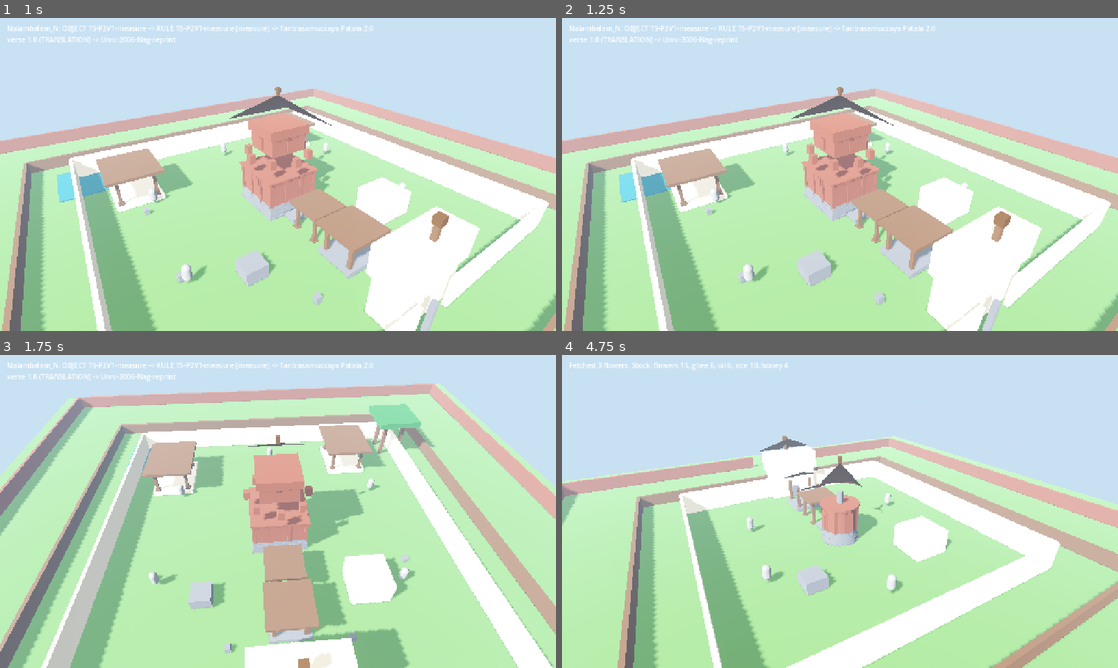
Above: before the commit, frames 1-4 (two rows, left to right).
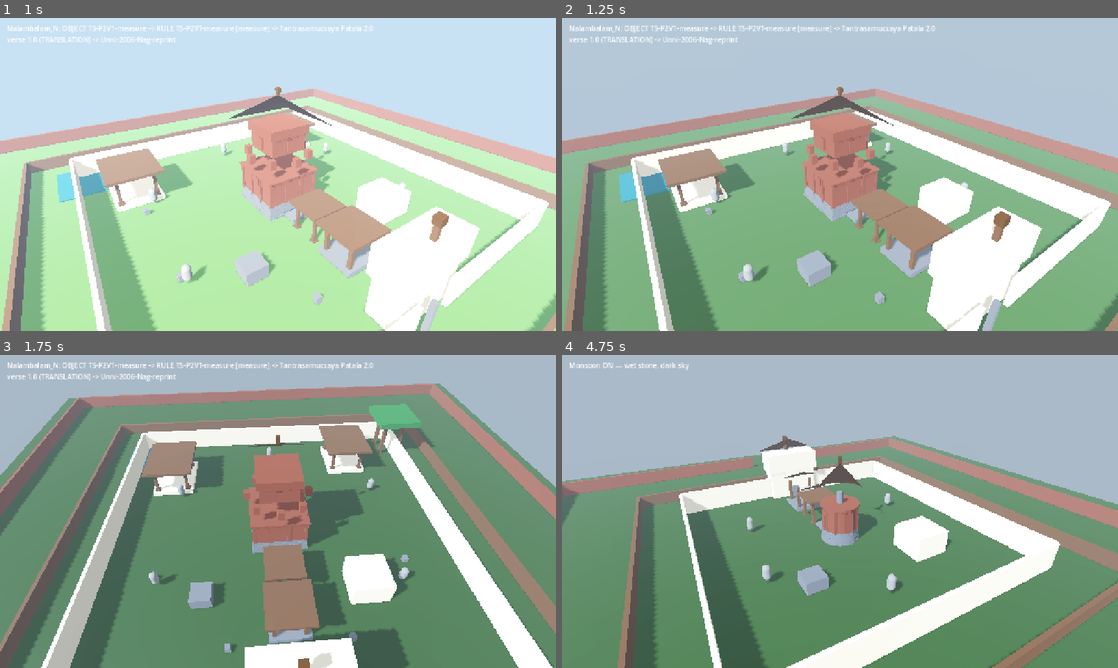
Above: after the commit, the same moments.

Repository: neerajaj96/kalari-game
Game: Godot game, scene res://scenes/ksetra.tscn
Two runs of this game, one before a commit and one after it. Both use one fixed random seed, a clock stepped at 60 frames per second and the inputs below. This scene is started directly instead of the project's main scene.
Inputs (mouse positions are in pixels of both pictures, inside the frame that each line leads up to):
- Up to frame 1 (1 s): tap Enter at 0.5 s; move the mouse to (400, 158) at 0.52 s; hold Right (ui_right) from 0.53 s (still down); tap R at 0.6 s; click (400, 158) at 0.67 s
- Up to frame 2 (1.25 s): keep holding Right (ui_right)
- Up to frame 3 (1.75 s): release Right (ui_right) at 1.25 s; drag from (166, 527) to (250, 574) at 1.27 s
- Up to frame 4 (4.75 s): tap Space at 2 s; move the mouse to (895, 442) at 2.02 s; hold Right (ui_right) 2.03-2.75 s; tap K at 2.1 s; tap R at 2.3, 3.8 s; drag from (812, 574) to (673, 464) at 2.77 s; tap Enter at 3.5 s; move the mouse to (1006, 558) at 3.52 s; hold Left (ui_left) 3.53-4.25 s; tap F at 3.6 s; drag from (673, 464) to (756, 433) at 4.27 s

Frame 1 is identical in both runs. In frame 2, 85% of the frame differs, in the area x 0-100%, y 0-100%; in frame 3, 88%; in frame 4, 89%.

Commit message:
Ksetra demo: monsoon rain + toggle

Diff:
--- a/godot/ksetra_demo.gd
+++ b/godot/ksetra_demo.gd
@@ -62,6 +62,7 @@
 	_say(str(meta.get("name", "?")) + " (K = toggle slice. Drag orbit, wheel zoom, click member.)")
 
 var _crowd: Array = []
+var _monsoon := false
 
 func _on_slot(slot_id: String) -> void:
 	# Crowd responds to the ritual clock: lamp slots gather attention, all note the hour.
@@ -137,6 +138,16 @@
 			# Defilement drill (SESHA-P6V01): sthana-shuddhi then pratima-shuddhi, remedy cycles.
 			_say("Defilement reported. Prayaschitta at once: sthana-shuddhi, then pratima-shuddhi. Remedies cycle: khanana, harana, daha, purana, go-nivasana.")
 			return
+		if (event as InputEventKey).keycode == KEY_R:
+			_monsoon = not _monsoon
+			var daynight := get_node_or_null("DayNight")
+			if daynight and daynight.has_method("set_storm"):
+				daynight.set_storm(1.0 if _monsoon else 0.0)
+			var rain = get_node_or_null("Rain") as CPUParticles3D
+			if rain:
+				rain.emitting = _monsoon
+			_say("Monsoon ON — wet stone, dark sky" if _monsoon else "Clear sky")
+			return
 		if (event as InputEventKey).keycode == KEY_F:
 			# Seva fetch: restock the current slot's offering (mirrors market FETCH loop).
 			var sched2 = get_node_or_null("KsetraScheduler")
--- a/scenes/ksetra.tscn
+++ b/scenes/ksetra.tscn
@@ -18,6 +18,9 @@
 glow_enabled = true
 glow_intensity = 0.4
 glow_bloom = 0.05
+
+[sub_resource type="BoxMesh" id="rainmesh"]
+size = Vector3(0.03, 0.25, 0.03)
 
 [node name="Ksetra" type="Node3D"]
 script = ExtResource("1")
@@ -52,6 +55,23 @@
 size = Vector3(60.0, 0.2, 60.0)
 position = Vector3(0, -0.1, 0)
 
+[node name="Rain" type="CPUParticles3D" parent="."]
+emitting = false
+amount = 150
+lifetime = 1.2
+emission_shape = 3
+emission_box_extents = Vector3(15, 1, 4)
+direction = Vector3(0, -1, 0)
+spread = 5.0
+gravity = Vector3(0, -18, 0)
+initial_velocity_min = 8.0
+initial_velocity_max = 12.0
+scale_amount_min = 0.02
+scale_amount_max = 0.05
+color = Color(0.7, 0.8, 0.9, 0.7)
+draw_pass_1 = SubResource("rainmesh")
+position = Vector3(0, 8, 0)
+
 [node name="ProvenanceUI" type="CanvasLayer" parent="."]
 
 [node name="ProvenanceLabel" type="Label" parent="ProvenanceUI"]
Not shown: 1 places in scenes/ksetra.tscn that only renumber resources
